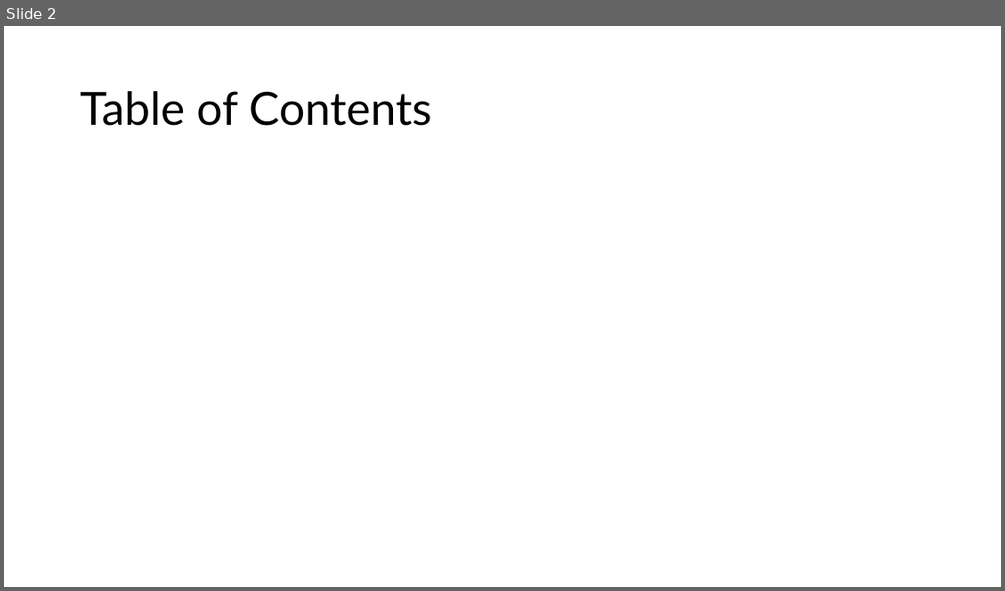
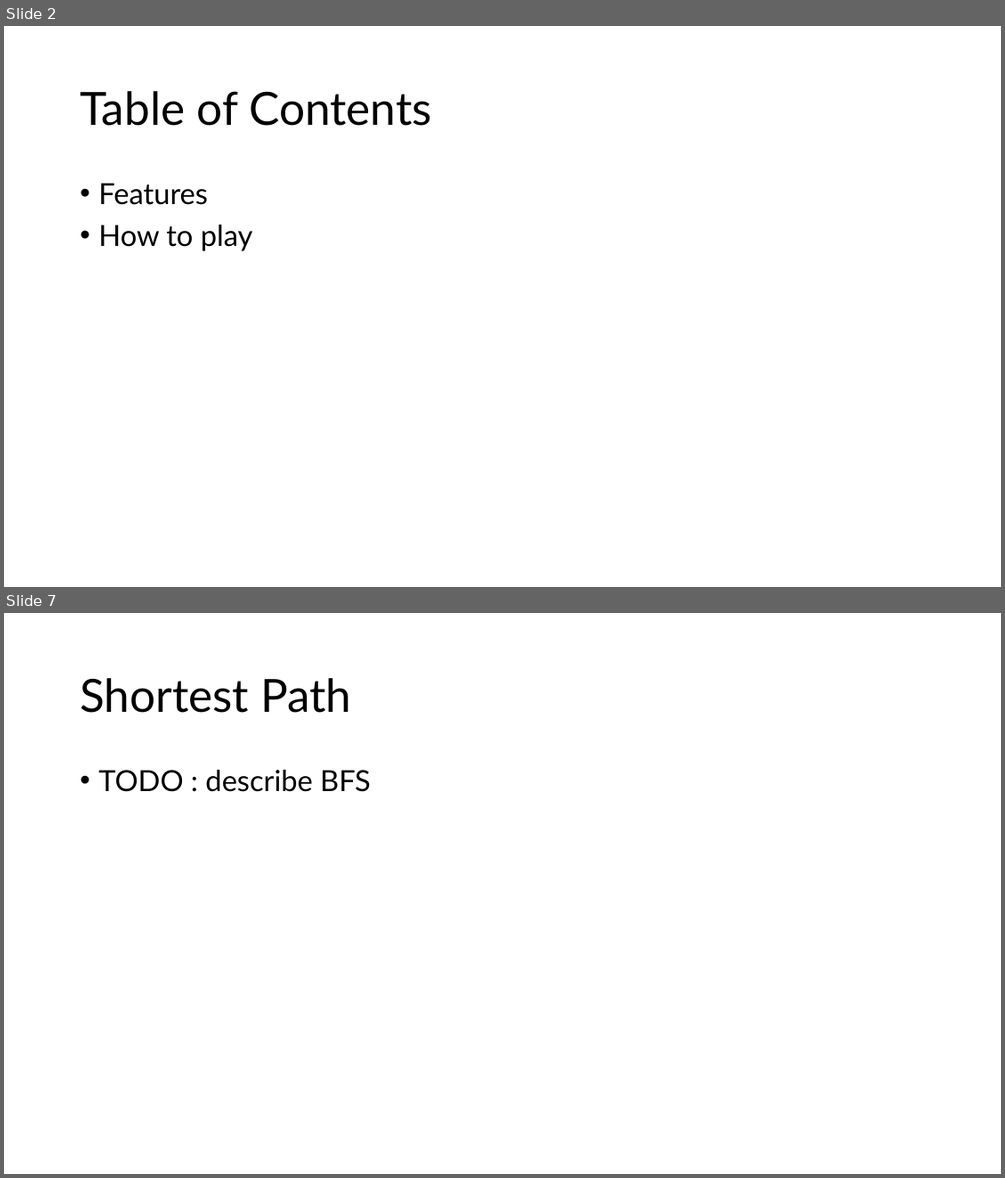
Before and after one commit to 5tarlight/c-programming-2025, a slide deck: materials/기말과제 제안 발표.pptx. Shown one above the other, each under a label of ours: slide 2 before the commit, slides 2 and 7 after it; the slides between them are not shown. The pictures are 1005x591 and 1005x1178 pixels, drawn with LibreOffice and Linux fonts; fonts in the diff are those of the drawing. Boxes give left, top, right and bottom in pixels: in the first picture for what was removed or moved away, otherwise in the second. Text is boxed around its words. In the diff, an @@ line names an element or a change of style, - is before the commit and + after.

```diff
--- a/materials/기말과제 제안 발표.pptx
+++ b/materials/기말과제 제안 발표.pptx
@@ slide 7 added at [4,613,1001,1174], background #FFFFFF @@
@@ title added at [80,678,351,713], 44 pt, text #000000 @@
+Shortest Path
@@ text added at [98,770,371,792], 28 pt, text #000000 @@
+• TODO : describe BFS
@@ slide 2 changed as well @@
@@ text added at [98,183,253,251], 28 pt, text #000000 @@
+• Features
+• How to play
```
Also in this commit, not shown: 1 other slide changed, 6 other slides added.
